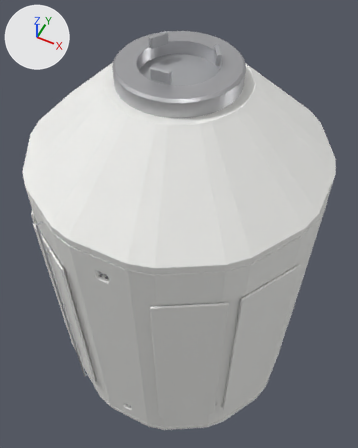
The glTF model models/station/ax_station_09_service_module.glb: old version first, new version second.
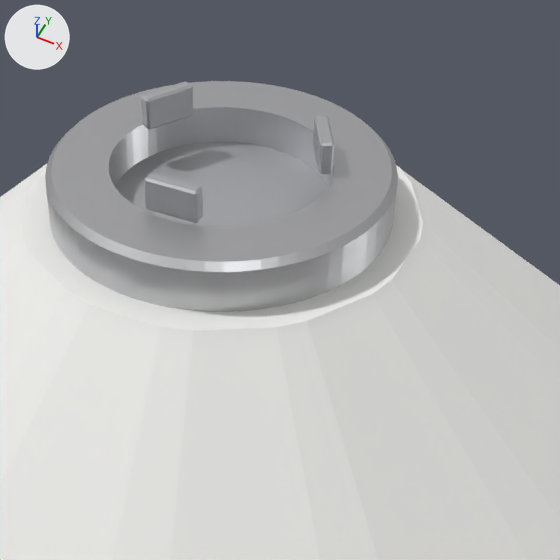
Old and new are each drawn whole from a 50 mm lens placed at (2.43, -4.85, 6.74), pointed at (-0.15, 0.3, 0.3) and again close up on the part from 27% to 86% of the width and 0% to 47% of the height. The axes (+X, +Y, +Z) are drawn at upper left. The lights are the same throughout. The older version's two pictures come first. Vertices at exactly the same position are counted once.

The scene before the commit, as lines of its bpy script (objects in view):
```python
me_ax_station_09_service_module_hatch_door_1 = bpy.data.meshes.new('ax_station_09_service_module_hatch_door_1')
me_ax_station_09_service_module_hatch_door_1.from_pydata(...)  # a 63-sided cylinder along z spanning x -0.511..0.512, y -0.512..0.512, z 3.378..3.408
me_ax_station_09_service_module_hatch_door_1.materials.append(mat_grey)  # light grey #bcbdc0
me_ax_station_09_service_module_port_top = bpy.data.meshes.new('ax_station_09_service_module_port_top')
me_ax_station_09_service_module_port_top.from_pydata(...)  # 315 vertices, 630 faces; spans x -0.8..0.8, y -0.8..0.8, z 3.36..3.59
me_ax_station_09_service_module_port_top.materials.append(mat_ti)  # light grey #ceced1
me_ax_station_09_service_module_port_top_petals = bpy.data.meshes.new('ax_station_09_service_module_port_top_petals')
me_ax_station_09_service_module_port_top_petals.from_pydata(...)  # 72 vertices, 132 faces; spans x -0.485..0.485, y -0.492..0.352, z 3.588..3.742
me_ax_station_09_service_module_port_top_petals.materials.append(mat_grey)  # light grey #bcbdc0
ob_hatch_door_1 = bpy.data.objects.new('hatch_door_1', me_ax_station_09_service_module_hatch_door_1)
ob_hatch_door_1.location = (0.0, 0.0, 0.0)
ob_port_top = bpy.data.objects.new('port_top', me_ax_station_09_service_module_port_top)
ob_port_top.location = (0.0, 0.0, 0.0)
ob_port_top_petals = bpy.data.objects.new('port_top_petals', me_ax_station_09_service_module_port_top_petals)
ob_port_top_petals.location = (0.0, 0.0, 0.0)
# also in view: 'pressure_hull' at (0.0, 0.0, -0.19)
```
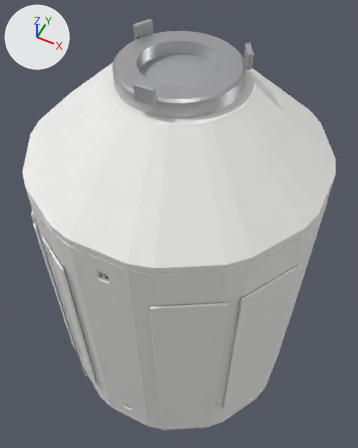
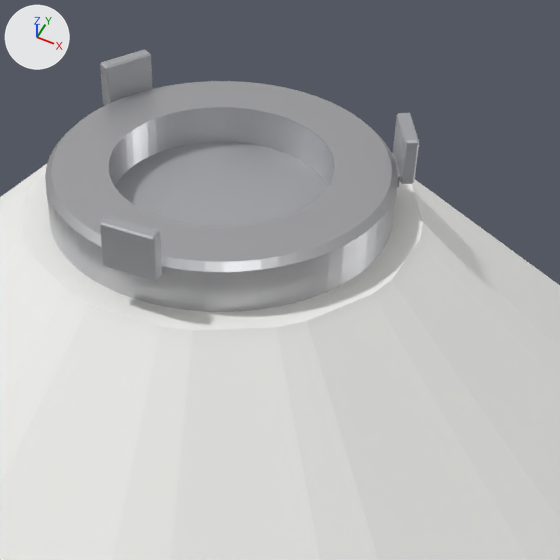
The change in detail:
me_ax_station_09_service_module_port_top_petals is used by ob_port_top_petals; location (0.0, 0.0, 0.0).
me_ax_station_09_service_module_port_top_petals had 72 vertices, 132 faces and spanned x -0.485..0.485, y -0.492..0.352, z 3.588..3.742.
me_ax_station_09_service_module_port_top_petals now has 162 vertices, 312 faces and spans x -0.812..0.812, y -0.868..0.541, z 3.498..3.742.
me_ax_station_09_service_module_port_top_petals part 1: 24 vertices removed from x 0.311..0.485, y 0.108..0.352, z 3.588..3.742; 54 vertices added at x 0.633..0.812, y 0.295..0.541, z 3.498..3.742.
me_ax_station_09_service_module_port_top_petals part 2: 24 vertices removed from x -0.485..-0.311, y 0.108..0.352, z 3.588..3.742; 54 vertices added at x -0.812..-0.633, y 0.295..0.541, z 3.498..3.742.
me_ax_station_09_service_module_port_top_petals part 3: 54 vertices added at x -0.128..0.128, y -0.868..-0.788, z 3.498..3.742.
me_ax_station_09_service_module_port_top_petals part 4: 24 vertices removed from x -0.128..0.128, y -0.492..-0.428, z 3.588..3.742.

Pixel boxes [x1, y1, x2, y2] of what changed, in the close-ups (560 x 560 px):
'port_top_petals', reshaped (65% wider, 63% taller): before [141, 81, 334, 223]; after [100, 49, 419, 281]
part 1 of me_ax_station_09_service_module_port_top_petals, reshaped: before [313, 116, 334, 174]; after [392, 113, 419, 187]
part 2 of me_ax_station_09_service_module_port_top_petals, reshaped: before [141, 81, 193, 130]; after [100, 49, 152, 105]
part 3 of me_ax_station_09_service_module_port_top_petals, added: after [100, 216, 162, 281]
part 4 of me_ax_station_09_service_module_port_top_petals, deleted: before [144, 173, 203, 223]
